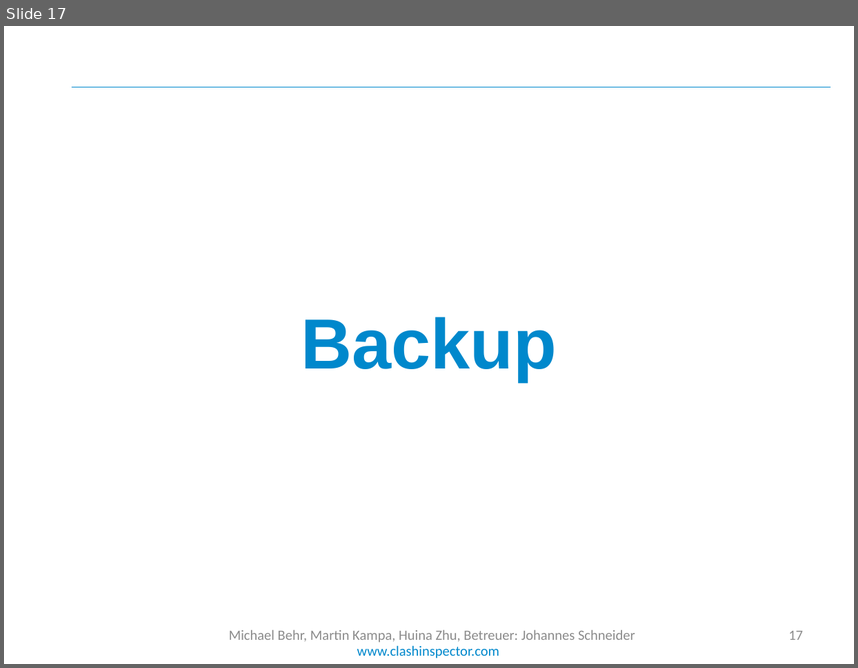
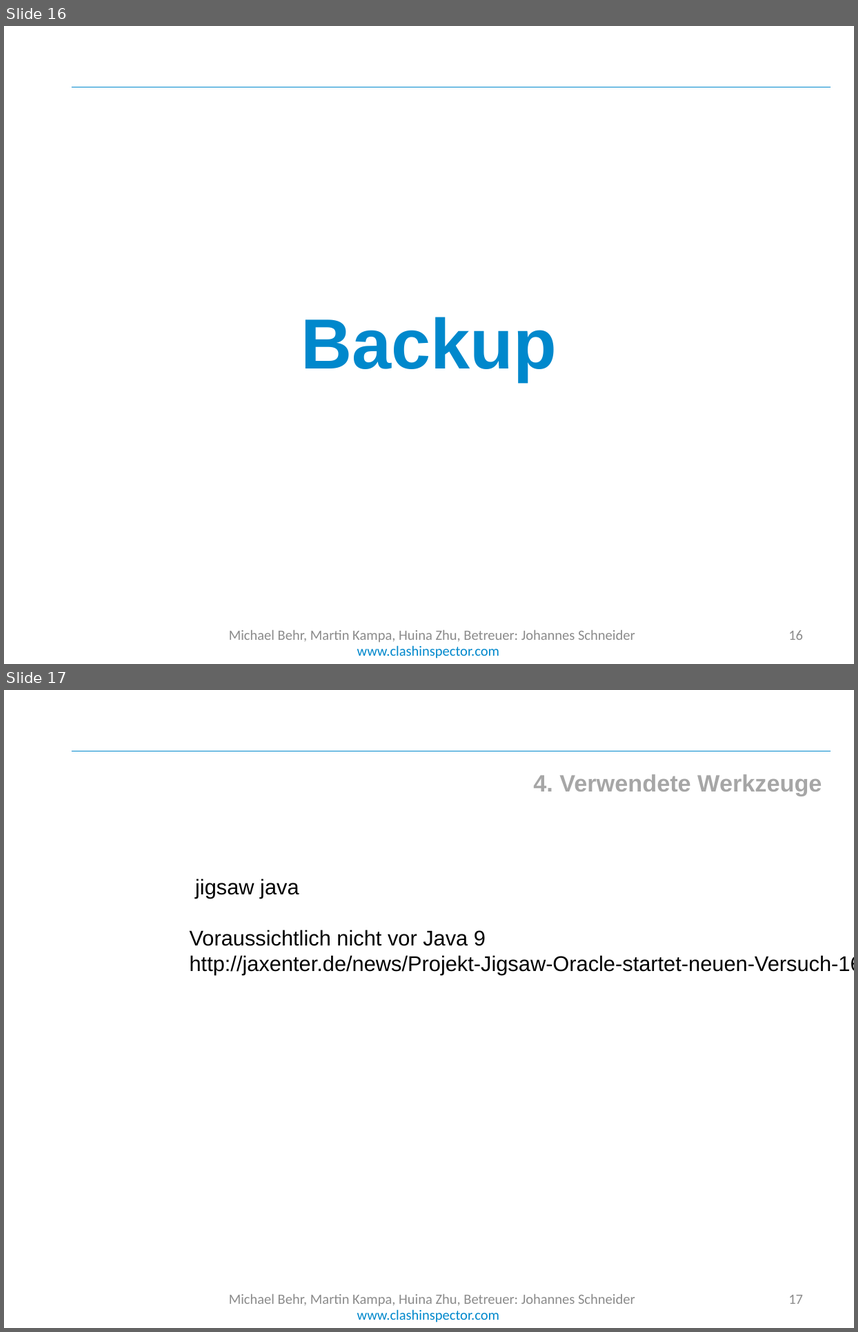
Before and after one commit to cedarsoft/clashinspector.com, a slide deck: presentation/Jahresprojekt Endpräsentation.pptx. Shown one above the other, each under a label of ours: slide 17 before the commit, slides 16 and 17 after it. The pictures are 858x668 and 858x1332 pixels, drawn with LibreOffice and Linux fonts; fonts in the diff are those of the drawing; background and template pictures are left out. Boxes give left, top, right and bottom in pixels: in the first picture for what was removed or moved away, otherwise in the second. Text is boxed around its words. In the diff, an @@ line names an element or a change of style, - is before the commit and + after.

```diff
--- a/presentation/Jahresprojekt Endpräsentation.pptx
+++ b/presentation/Jahresprojekt Endpräsentation.pptx
@@ slide 17 added at box(4, 690, 854, 1328), background #FFFFFF; not listed: 2 template elements that a slide beside it also shows @@
@@ text added at box(533, 774, 822, 796), 20 pt, text #A6A6A6, bold @@
+4. Verwendete Werkzeuge
@@ text added at box(190, 878, 854, 974), 18 pt, text #000000 @@
+jigsaw java
+Voraussichtlich nicht vor Java 9
+http://jaxenter.de/news/Projekt-Jigsaw-Oracle-startet-neuen-Versuch-166845
@@ text added at box(229, 1294, 635, 1305), 12 pt, text #8C8C8C @@
+Michael Behr, Martin Kampa, Huina Zhu, Betreuer: Johannes Schneider
@@ page number added at box(789, 1294, 803, 1303), 12 pt, text #8C8C8C @@
+17
@@ what was slide 17 is now slide 16 @@
@@ page number at box(789, 630, 803, 639): text changed @@
-17
+16
```
Also in this commit, not shown: 2 slides changed, 1 other slide added, 1 slide removed, 2 other files.
